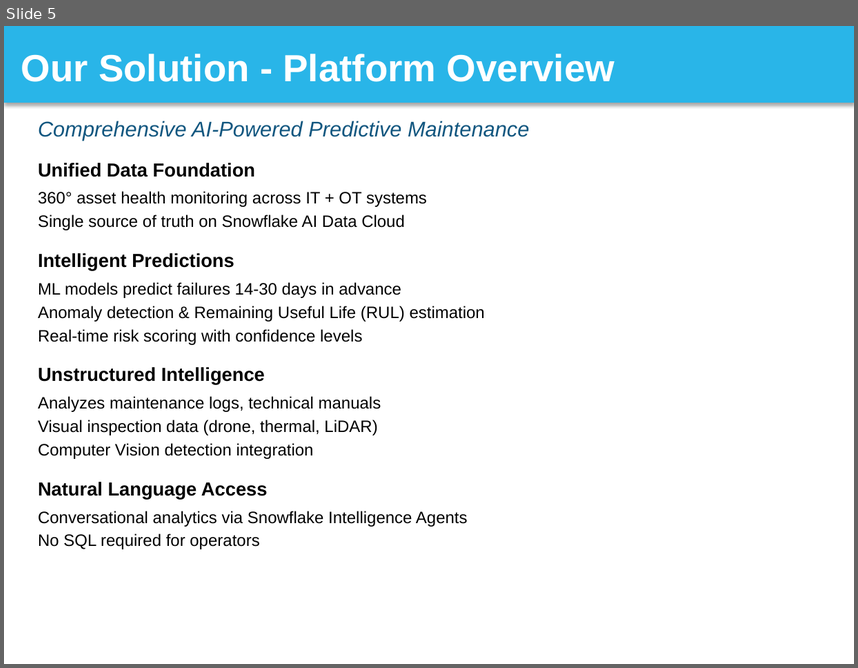
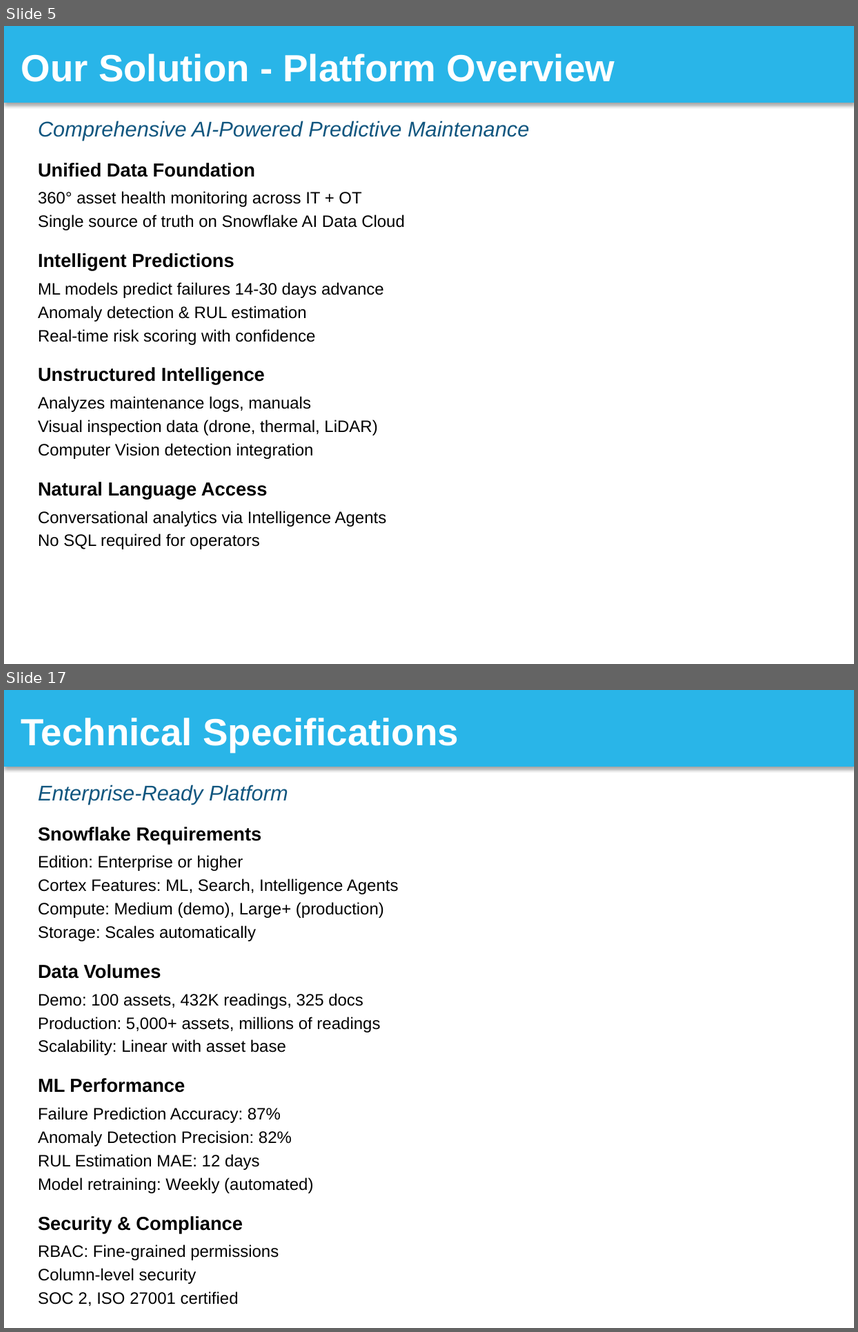
Before and after one commit to sfc-gh-srsubramanian/Utilities-GridReliability-PredictiveMaintenance, a slide deck: solution_presentation/Grid_Reliability_Snowflake_Presentation.pptx. Shown one above the other, each under a label of ours: slide 5 before the commit, slides 5 and 17 after it; the slides between them are not shown. The pictures are 858x668 and 858x1332 pixels, drawn with LibreOffice and Linux fonts; fonts in the diff are those of the drawing. Boxes give left, top, right and bottom in pixels: in the first picture for what was removed or moved away, otherwise in the second. Text is boxed around its words. In the diff, an @@ line names an element or a change of style, - is before the commit and + after.

Commit message:
Presentation: Update to complete 30-slide deck
Replaced 5-slide demo with complete presentation:
- All 26 main slides (title through thank you)
- 4 appendix slides (ML details, data model, integration, cost)
- Total: 30 professionally formatted slides
- Snowflake brand colors throughout
- Ready to import to Google Slides

Content covers:
✅ Problem statement (slides 2-3)
✅ Solution overview (slides 4-11)
✅ Business impact (slides 12-13)
✅ Use cases (slides 14-16)
✅ Technical details (slides 17-19)
✅ Differentiators & success story (slides 20-21)
✅ Demo & next steps (slides 22-24)
✅ Q&A & closing (slides 25-26)
✅ Technical appendix (A-D)

File size: 73KB (optimized for upload)

```diff
--- a/solution_presentation/Grid_Reliability_Snowflake_Presentation.pptx
+++ b/solution_presentation/Grid_Reliability_Snowflake_Presentation.pptx
@@ slide 17 added at bbox=[4, 690, 854, 1328], background #FFFFFF @@
@@ rectangle added at bbox=[4, 690, 854, 767], fill #29B5E8, 32 pt, text #FFFFFF, bold @@
+Technical Specifications
@@ text added at bbox=[38, 785, 288, 804], 18 pt, text #11567F, italic @@
+Enterprise-Ready Platform
@@ text added at bbox=[38, 827, 399, 1305], 14 pt, text #000000 @@
+Snowflake Requirements
+Edition: Enterprise or higher
+Cortex Features: ML, Search, Intelligence Agents
+Compute: Medium (demo), Large+ (production)
+Storage: Scales automatically
+Data Volumes
+Demo: 100 assets, 432K readings, 325 docs
+Production: 5,000+ assets, millions of readings
+Scalability: Linear with asset base
+ML Performance
+Failure Prediction Accuracy: 87%
+Anomaly Detection Precision: 82%
+RUL Estimation MAE: 12 days
+Model retraining: Weekly (automated)
+Security & Compliance
+RBAC: Fine-grained permissions
+Column-level security
+SOC 2, ISO 27001 certified
@@ slide 5 changed as well @@
@@ text at bbox=[38, 191, 361, 207]: text changed @@
-360° asset health monitoring across IT + OT systems
+360° asset health monitoring across IT + OT
@@ text at bbox=[38, 282, 384, 345]: text changed @@
-ML models predict failures 14-30 days in advance
-Anomaly detection & Remaining Useful Life (RUL) estimation
-Real-time risk scoring with confidence levels
+ML models predict failures 14-30 days advance
+Anomaly detection & RUL estimation
+Real-time risk scoring with confidence
@@ text at bbox=[38, 396, 311, 412]: text changed @@
-Analyzes maintenance logs, technical manuals
+Analyzes maintenance logs, manuals
@@ text at bbox=[38, 510, 387, 526]: text changed @@
-Conversational analytics via Snowflake Intelligence Agents
+Conversational analytics via Intelligence Agents
```
Also in this commit, not shown: 3 other slides changed, 24 other slides added.
